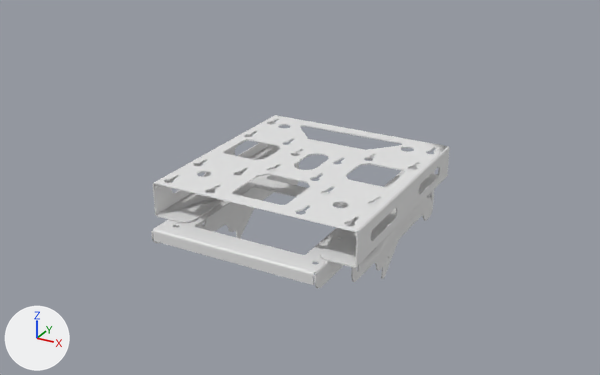
An edit to the OBJ model builder/parts/FURNITURE - TV Mount.obj, drawn before and after from the same camera.
Rendered twice from a 50 mm camera at (68.1, -79.5, -53.5) aimed at (37.0, -23.0, -81.7). Lighting does not change. The marker at lower left points along +X, +Y and +Z. The picture after the commit comes second. Where no turn or scale is listed for an object, it has been applied to the vertices. Vertices at exactly the same position are counted once.

Script lines for the objects in view, before the commit:
```python
me_furniture___tv_mount = bpy.data.meshes.new('FURNITURE - TV Mount')
me_furniture___tv_mount.from_pydata(...)  # 5121 vertices, 6037 faces; spans x 29.2..46.9, y -34.6..-11.0, z -88.7..-79.2
ob_furniture___tv_mount = bpy.data.objects.new('FURNITURE - TV Mount', me_furniture___tv_mount)
ob_furniture___tv_mount.location = (0.0, 0.0, 0.0)
```
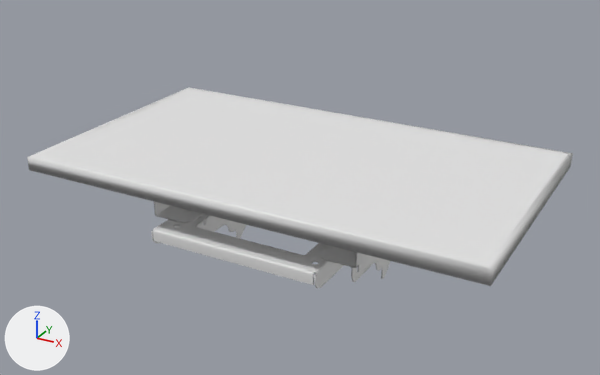
Where the change shows, as pixel boxes [x1, y1, x2, y2] in the pictures (600 x 375 px):
'FURNITURE - TV Mount', reshaped (82% wider, 16% taller)
    before: [151, 115, 450, 288]
    after: [27, 87, 573, 288]
part 1 of me_furniture___tv_mount, added
    after: [27, 87, 573, 286]
part 2 of me_furniture___tv_mount, built on
    before: [152, 115, 450, 288]
    after: [152, 204, 384, 288]

Diff of the bpy script that builds the scene:
```diff
--- a/builder/parts/FURNITURE - TV Mount.obj.py
+++ b/builder/parts/FURNITURE - TV Mount.obj.py
@@ me_furniture___tv_mount @@
 # used by ob_furniture___tv_mount; location = (0.0, 0.0, 0.0)
-me_furniture___tv_mount.from_pydata(...)  # 5121 vertices, 6037 faces; spans x 29.2..46.9, y -34.6..-11.0, z -88.7..-79.2
+me_furniture___tv_mount.from_pydata(...)  # 3884 vertices, 8000 faces; spans x 18.9..57.1, y -35.5..-11.0, z -88.7..-78.1
+# me_furniture___tv_mount part 1: a new loose piece of 136 vertices spanning x 18.9..57.1, y -35.5..-13.6, z -79.2..-78.1
+# me_furniture___tv_mount part 2: 318 vertices moved within x 29.2..46.9, y -34.6..-11.1, z -87.1..-79.2; 2186 vertices removed from x 29.2..46.9, y -34.6..-11.0, z -88.7..-79.2; 813 vertices added at x 29.2..46.9, y -34.6..-11.0, z -88.7..-79.2
```
